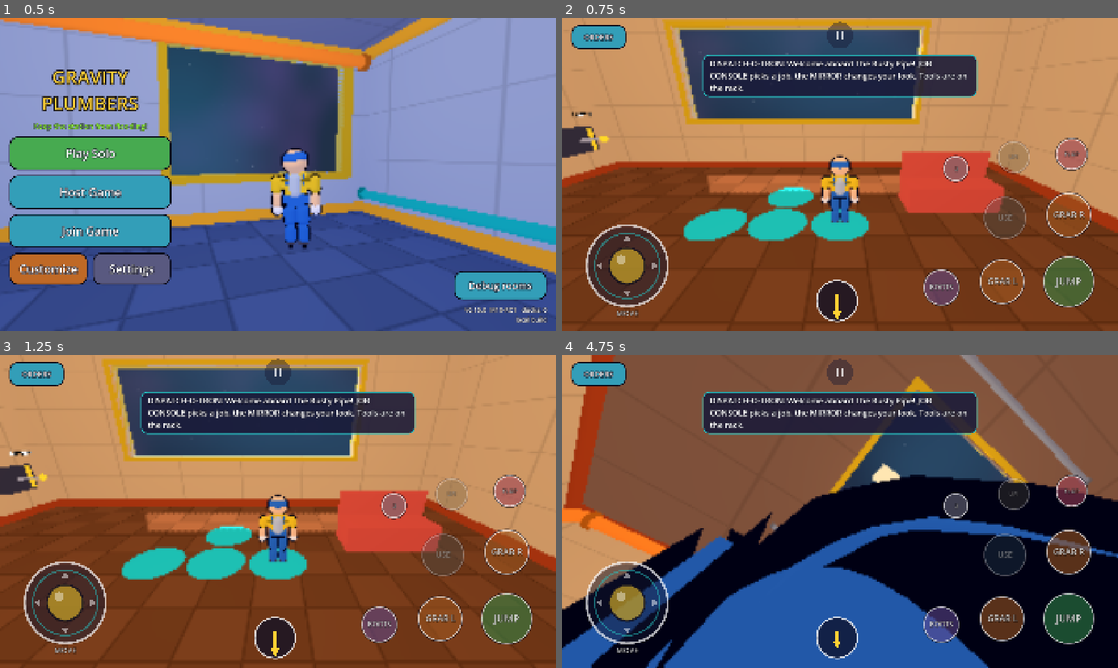
Above: before the commit, frames 1-4 (two rows, left to right).
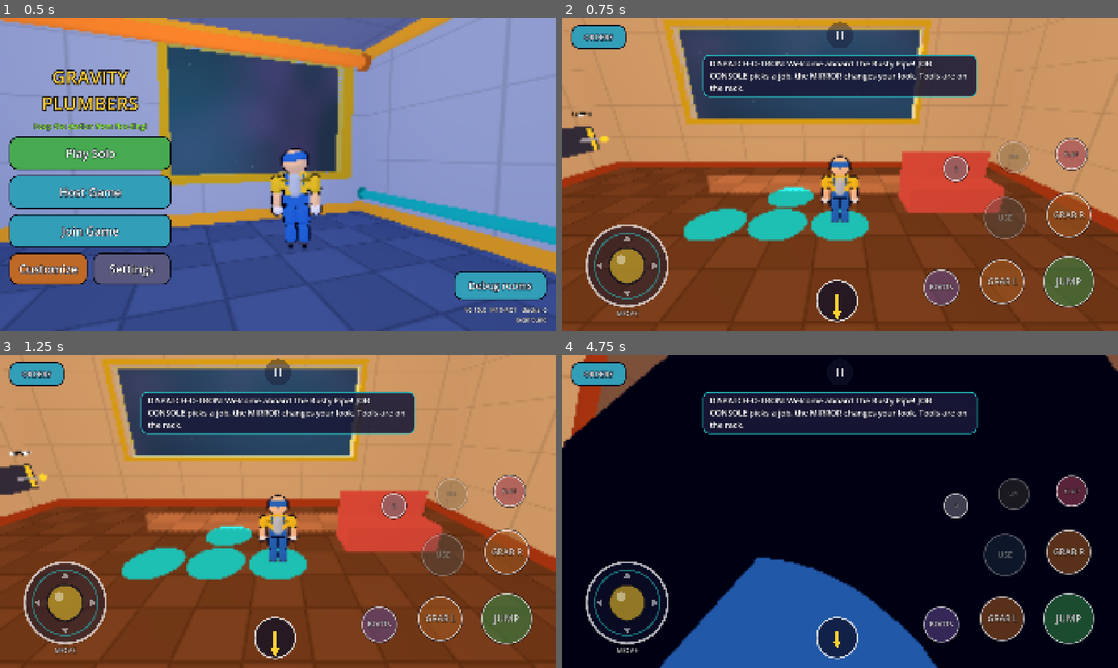
Above: after the commit, the same moments.

Repository: KreeMA4/Gravity-Plumbers
Game: Godot game, scene res://scenes/main.tscn
Same seed, same stepped clock (60 frames per second), same inputs: the game is played once before the commit and once after it.
Inputs (mouse positions are in pixels of both pictures, inside the frame that each line leads up to):
- Up to frame 1 (0.5 s): no input
- Up to frame 2 (0.75 s): click "Play Solo" at 0.5 s
- Up to frame 3 (1.25 s): no input
- Up to frame 4 (4.75 s): click "ORDERS" at 1.25 s; move the mouse to (962, 495) at 2.02 s; hold E (grab_right) 2.03-2.75 s; hold G (boots) 2.03-2.75 s; click (962, 495) at 2.17 s; tap Space (jump) at 2.27, 2.57 s; drag from (728, 527) to (812, 574) at 2.77 s; move the mouse to (895, 442) at 3.52 s; hold E (grab_right) 3.53-4.25 s; hold R (flop) 3.53-4.25 s; drag from (812, 574) to (673, 464) at 4.27 s

Frame 1 is identical in both runs. In frame 2, 0.2% of the frame differs, in the area x 6-48%, y 2-60%; in frame 3, 0.3%; in frame 4, 51%, in the area x 0-100%, y 0-100%.

Commit message:
Legs: velocity feed-forward + stronger leg muscles on foot so joints track the step cycle; side-view leg diagnostics shots
Co-Authored-By: Claude Opus 5.5 <noreply@anthropic.com>
Claude-Session: https://claude.ai/code/session_019hcM1SCDrmPhwmmN5CDoFM

Diff:
--- a/scripts/character/limb_controller.gd
+++ b/scripts/character/limb_controller.gd
@@ -16,6 +16,12 @@
 var use_world: bool = false                       ## true = aim at target_world (grabbing arms)
 var strength: float = 1.0                         ## Per-joint multiplier (necks are weaker).
 var reaction: float = 0.35                        ## Fraction of the push given back to the parent.
+## Legs: also match the goal's own rotation speed (velocity feed-forward), so a
+## fast-moving gait target is tracked instead of lagging behind and averaging out.
+var feed_forward: bool = false
+var boost: float = 1.0                            ## Extra strength multiplier set per tick (legs while walking).
+var _prev_goal: Quaternion = Quaternion.IDENTITY
+var _has_prev: bool = false
 
 
 func _init(child_body: RigidBody3D, parent_body: RigidBody3D, joint_strength: float = 1.0) -> void:
@@ -48,7 +54,14 @@
 		goal = parent.global_basis.get_rotation_quaternion() * target
 	var err: Vector3 = rotation_error(qc, goal)
 	var rel_w: Vector3 = child.angular_velocity - parent.angular_velocity
-	var k: float = stiffness * strength
+	if feed_forward:
+		var goal_w: Vector3 = Vector3.ZERO
+		if _has_prev and dt > 0.0:
+			goal_w = (rotation_error(_prev_goal, goal) / dt).limit_length(30.0)
+		rel_w = child.angular_velocity - goal_w
+	_prev_goal = goal
+	_has_prev = true
+	var k: float = stiffness * strength * boost
 	var acc: Vector3 = err * (Tuning.JOINT_KP * k) - rel_w * (Tuning.JOINT_KD * sqrt(maxf(k, 0.0)))
 	acc = acc.limit_length(Tuning.JOINT_MAX_ANG_ACCEL)
 	var dw: Vector3 = acc * dt
--- a/scripts/character/plumber.gd
+++ b/scripts/character/plumber.gd
@@ -150,6 +150,9 @@
 	for role: String in limb_defs.keys():
 		var d: Array = limb_defs[role]
 		limbs[role] = LimbController.new(bodies[str(d[0])] as RigidBody3D, bodies[str(d[1])] as RigidBody3D, float(d[2]))
+	for role: String in ["hip_l", "hip_r", "knee_l", "knee_r"]:
+		if limbs.has(role):
+			(limbs[role] as LimbController).feed_forward = true
 	for side: String in ["l", "r"]:
 		var h: Array = rig["hand_" + side]
 		hand_bodies[side] = bodies[str(h[0])]
@@ -807,6 +810,7 @@
 			var lc: LimbController = limbs[role]
 			lc.target = ident
 			lc.use_world = false
+			lc.boost = 1.0   # limp means limp
 		return
 	var up: Vector3 = local_up
 	var v: Vector3 = pelvis.linear_velocity
@@ -846,7 +850,12 @@
 		_stance_prev[side] = stance
 	hip_h -= (0.035 * gait_run * gait_amount + 0.16 * squash) * height_scale   # run crouch, landing squash
 	gait_ride = hip_h - (_hip_off["l"] as Vector3).y
-	# --- legs ---
+	# --- legs --- (stronger leg muscles on foot so they keep up with the step cycle)
+	var leg_boost: float = Tuning.LEG_STRENGTH_ON_FEET if on_feet else 1.5
+	for role: String in ["hip_l", "hip_r", "knee_l", "knee_r"]:
+		var llc: LimbController = limbs.get(role) as LimbController
+		if llc != null:
+			llc.boost = leg_boost
 	if on_feet:
 		var hip_above: float = ground_dist + (_hip_off["l"] as Vector3).y
 		for side: String in ["l", "r"]:
--- a/scripts/core/tuning.gd
+++ b/scripts/core/tuning.gd
@@ -40,6 +40,7 @@
 var STIFFNESS_DIZZY: float = 0.3        ## Wobbly muscle right after getting up.
 var JOINT_KP: float = 420.0             ## Spring strength pulling each joint to its pose.
 var JOINT_KD: float = 32.0              ## Damping on each joint (too low = jitter, too high = stiff).
+var LEG_STRENGTH_ON_FEET: float = 2.6   ## Leg muscle multiplier while standing/walking (ragdoll still scales it down).
 var JOINT_MAX_ANG_ACCEL: float = 900.0  ## Clamp on joint correction (rad/s^2) so nothing explodes.
 var UPRIGHT_KP: float = 260.0           ## How hard chest and pelvis turn to stay upright.
 var UPRIGHT_KD: float = 26.0
--- a/tests/gameplay_e2e_impl.gd
+++ b/tests/gameplay_e2e_impl.gd
@@ -447,6 +447,28 @@
 	return 2.0 * atan2(q.x, q.w)
 
 
+## Side-on close-up of the legs (diagnostic screenshot): a temporary camera at
+## knee height, 2.2 m to the plumber's right, looking at the hips.
+func leg_shot(shot_name: String) -> void:
+	if shot_dir == "":
+		return
+	var prev: Camera3D = get_viewport().get_camera_3d()
+	var cam: Camera3D = Camera3D.new()
+	arena.add_child(cam)
+	var up: Vector3 = plumber.local_up
+	var right: Vector3 = plumber.facing.cross(up).normalized()
+	var hip: Vector3 = plumber.get_center() - up * 0.35
+	cam.global_position = hip + right * 2.2 + up * 0.05
+	cam.look_at(hip, up)
+	cam.fov = 40.0
+	cam.current = true
+	await screenshot(shot_name)
+	cam.current = false
+	cam.queue_free()
+	if prev != null:
+		prev.current = true
+
+
 ## One line of leg diagnostics (printed as "info" so CI shows it).
 func leg_report(tag: String) -> void:
 	var t_hip: float = 0.0
@@ -457,6 +479,14 @@
 	if plumber.limbs.has("knee_l"):
 		var qk: Quaternion = (plumber.limbs["knee_l"] as LimbController).target
 		t_knee = 2.0 * atan2(qk.x, qk.w)
+	var up: Vector3 = plumber.local_up
+	var floor_h: float = (plumber.get_center() - up * plumber.ground_dist).dot(up)
+	var th: RigidBody3D = plumber.bodies.get("thigh_l") as RigidBody3D
+	var sh: RigidBody3D = plumber.bodies.get("shin_l") as RigidBody3D
+	if th != null and sh != null:
+		print("  info  heights[%s] above floor: pelvis %.3f thigh_c %.3f shin_c %.3f sole %.3f | thigh_down %s shin_down %s" % [tag,
+			plumber.pelvis.global_position.dot(up) - floor_h, th.global_position.dot(up) - floor_h, sh.global_position.dot(up) - floor_h,
+			plumber.foot_sole_position("l").dot(up) - floor_h, str((th.global_basis * Vector3.DOWN).snapped(Vector3(0.01, 0.01, 0.01))), str((sh.global_basis * Vector3.DOWN).snapped(Vector3(0.01, 0.01, 0.01)))])
 	print("  info  legs[%s]: clear L %.3f R %.3f | ground_dist %.3f ride %.3f grounded %s | hipL tgt %.2f act %.2f | kneeL tgt %.2f act %.2f | amt %.2f phase %.2f" % [
 		tag, sole_clearance("l"), sole_clearance("r"), plumber.ground_dist, plumber.gait_ride, str(plumber.grounded),
 		t_hip, joint_angle("thigh_l", "pelvis"), t_knee, joint_angle("shin_l", "thigh_l"), plumber.gait_amount, fposmod(plumber.walk_phase, TAU)])
@@ -528,6 +558,7 @@
 	ok(sole_clearance("l") < 0.06 and sole_clearance("r") < 0.06, "idle: both feet on the ground (%.3f, %.3f m)" % [sole_clearance("l"), sole_clearance("r")])
 	ok(plumber.gait_amount < 0.05, "idle: no walk cycle while standing (%.2f)" % plumber.gait_amount)
 	leg_report("idle")
+	await leg_shot("legs_idle")
 	if plumber.limbs.has("knee_l"):
 		var qk: Quaternion = (plumber.limbs["knee_l"] as LimbController).target
 		var tk: float = 2.0 * atan2(qk.x, qk.w)
@@ -546,6 +577,9 @@
 	Input.action_press("move_forward", 0.6)
 	await frames(50)
 	await screenshot("anim_walk")
+	await leg_shot("legs_walk_a")
+	await frames(9)
+	await leg_shot("legs_walk_b")
 	Input.action_release("move_forward")
 	# Stops when input stops.
 	await frames(80)
@@ -554,6 +588,7 @@
 	ok(v.length() < 0.35, "walk: stops when the stick is released (%.2f m/s)" % v.length())
 	ok(plumber.gait_amount < 0.15, "walk: legs stop stepping (%.2f)" % plumber.gait_amount)
 	leg_report("stopped")
+	await leg_shot("legs_stopped")
 	ok(sole_clearance("l") < 0.07 and sole_clearance("r") < 0.07, "walk: ends standing on both feet")
 
 
